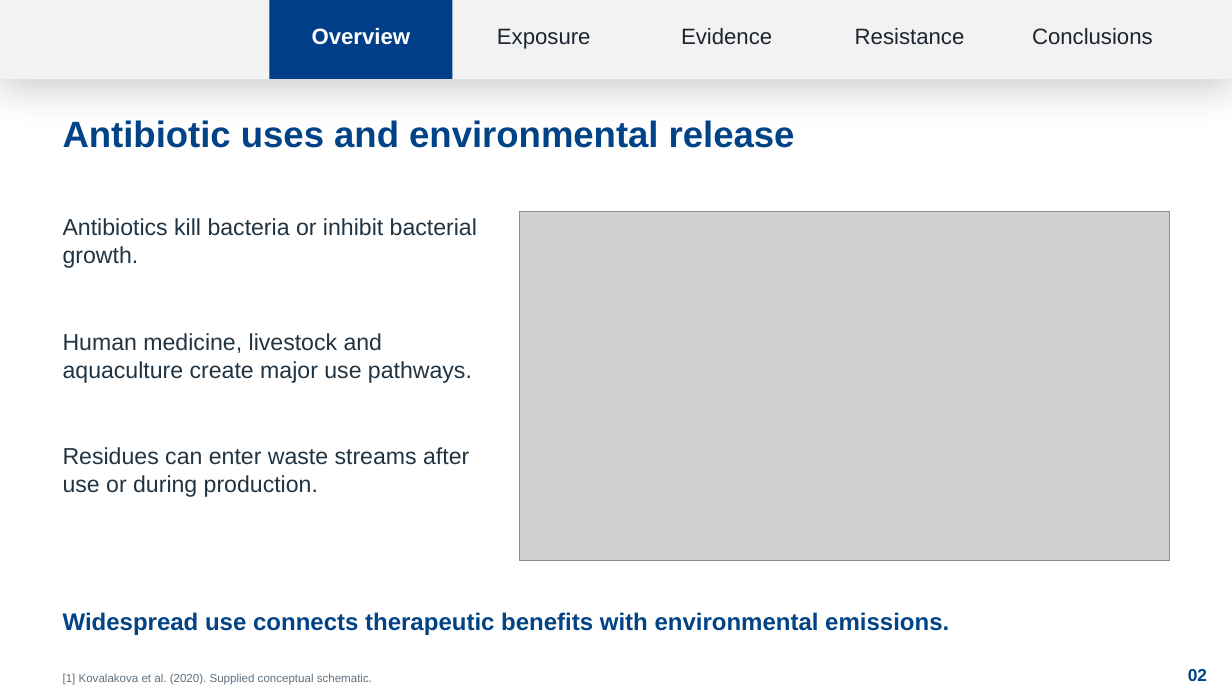
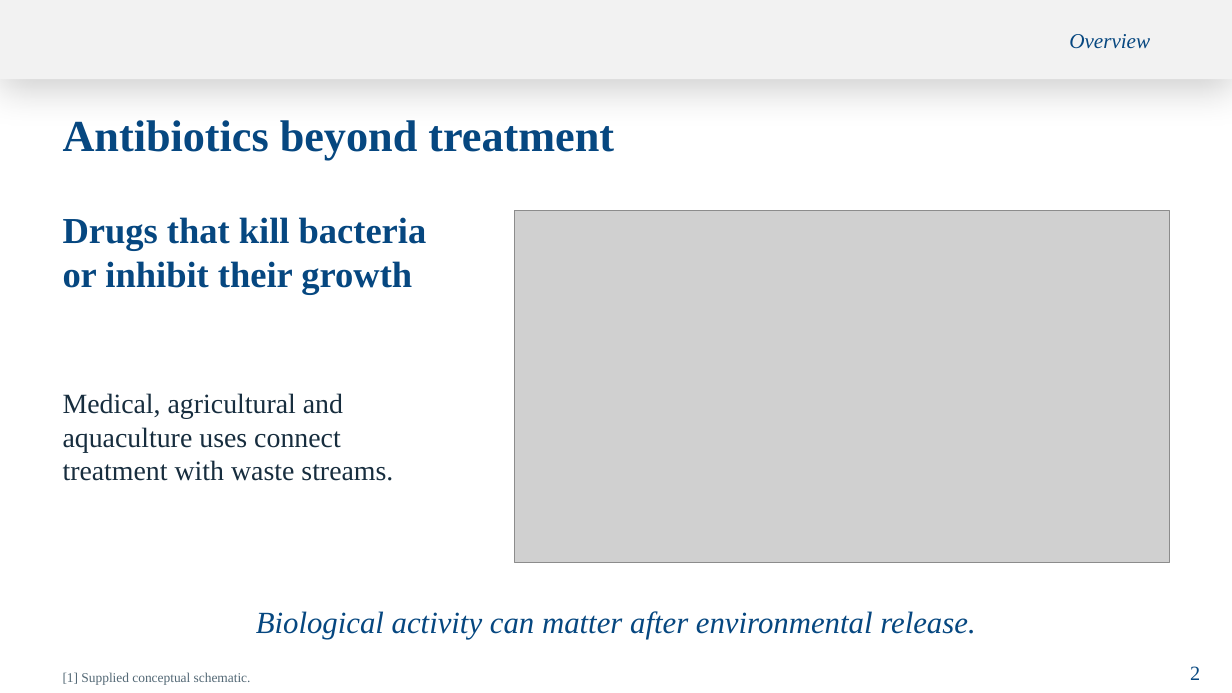
Before and after one commit to sophiawang122/yang, a slide deck: slide 2 of Antibiotics_Environmental_Toxicology_EN.pptx. Drawn at 1232x693 pixels with LibreOffice and Linux fonts; fonts in the diff are those of the drawing; grey boxes stand for pictures; background and template pictures are left out. Boxes give left, top, right and bottom in pixels: in the first picture for what was removed or moved away, otherwise in the second. Text is boxed around its words. In the diff, an @@ line names an element or a change of style, - is before the commit and + after.

```diff
--- a/Antibiotics_Environmental_Toxicology_EN.pptx
+++ b/Antibiotics_Environmental_Toxicology_EN.pptx
@@ rectangle removed at box(270, 0, 453, 79) @@
@@ text removed at box(497, 28, 591, 49) @@
-Exposure
@@ text removed at box(681, 28, 772, 45) @@
-Evidence
@@ text "Overview": place and size @@
-text "Overview" at box(312, 28, 411, 45)
+text "Overview" at box(1069, 34, 1150, 49)
@@ text "Overview" at box(1069, 34, 1150, 49): size 17.2 to 16.5 pt, font Arial to Times New Roman, text colour #FFFFFF to #064780, bold off, italic on; alignment centre to right; vertical alignment middle to top @@
@@ text removed at box(855, 28, 965, 45) @@
-Resistance
@@ text removed at box(1032, 28, 1153, 45) @@
-Conclusions
@@ text removed at box(63, 120, 795, 148) @@
-Antibiotic uses and environmental release
@@ text added at box(63, 120, 614, 160), 34.5 pt, text #064780, bold @@
+Antibiotics beyond treatment
@@ text at box(63, 217, 427, 294): text changed; size 18 to 28.5 pt; font Arial to Times New Roman; text colour #223442 to #064780; bold on @@
-Antibiotics kill bacteria or inhibit bacterial growth.
+Drugs that kill bacteria
+or inhibit their growth
@@ picture: place and size @@
-picture at box(519, 212, 1169, 561)
+picture at box(515, 211, 1169, 563)
@@ text removed at box(63, 333, 472, 383) @@
-Human medicine, livestock and aquaculture create major use pathways.
@@ text added at box(63, 393, 393, 481), 21.8 pt, text #172D3E @@
+Medical, agricultural and
+aquaculture uses connect
+treatment with waste streams.
@@ text removed at box(63, 447, 469, 497) @@
-Residues can enter waste streams after use or during production.
@@ text removed at box(63, 612, 949, 635) @@
-Widespread use connects therapeutic benefits with environmental emissions.
@@ text added at box(256, 611, 975, 639), 24 pt, text #064780, italic @@
+Biological activity can matter after environmental release.
@@ text at box(63, 672, 251, 685): text changed; size 9 to 10.5 pt; font Arial to Times New Roman; text colour #60717F to #536875 @@
-[1] Kovalakova et al. (2020). Supplied conceptual schematic.
+[1] Supplied conceptual schematic.
@@ text removed at box(1188, 669, 1207, 681) @@
-02
@@ text added at box(1190, 666, 1200, 680), 15.8 pt, text #064780 @@
+2
```
Also in this commit, not shown: 12 other slides changed, 4 slides added, 4 slides removed.
